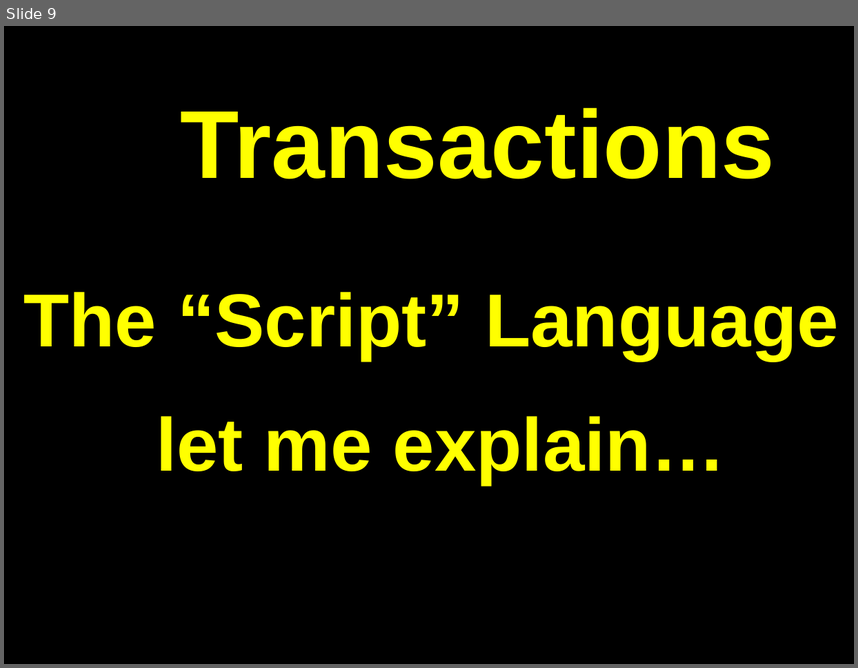
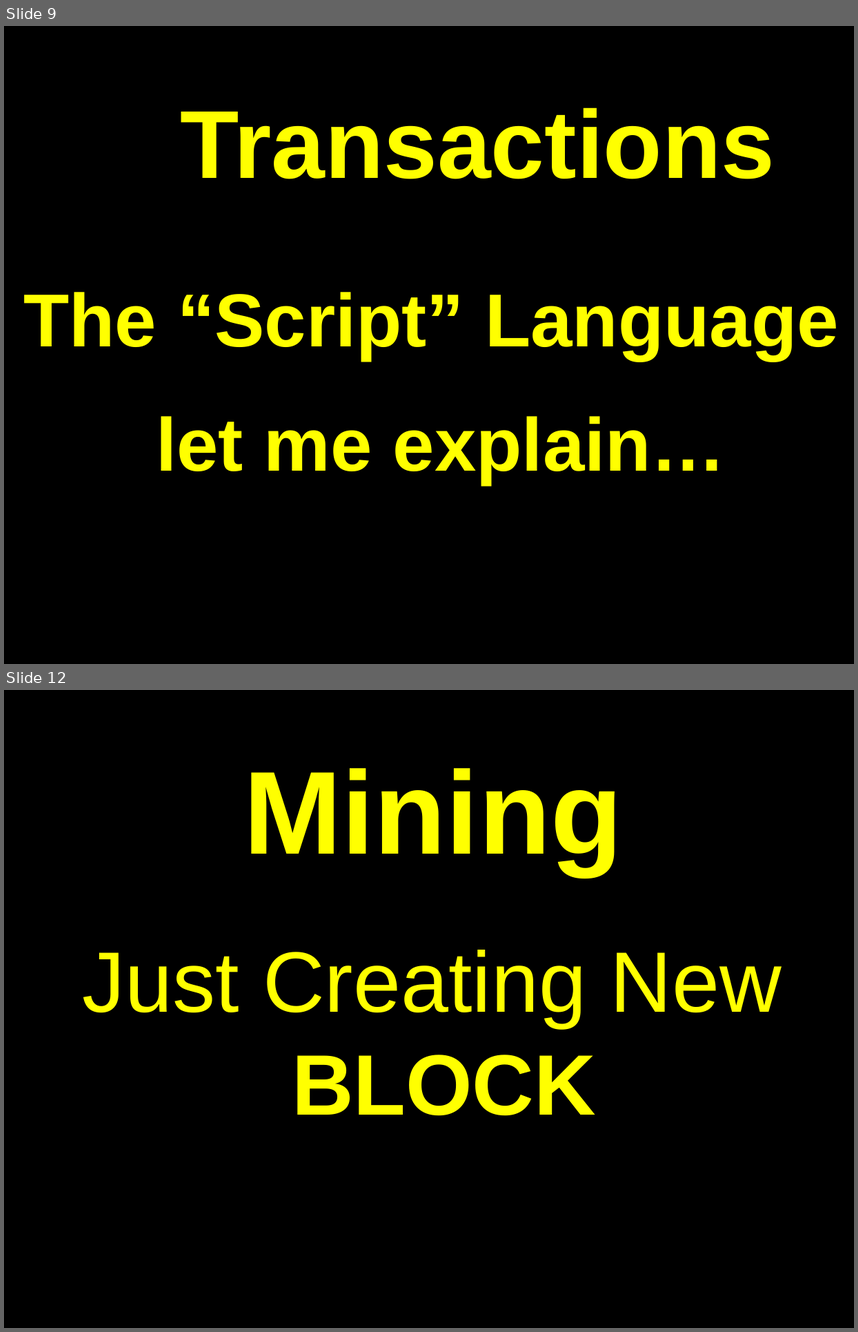
Before and after one commit to tarekbadrshalaan/blockchain-crash-course, a slide deck: lec_2/lec_2.odp. Shown one above the other, each under a label of ours: slide 9 before the commit, slides 9 and 12 after it; the slides between them are not shown. The pictures are 858x668 and 858x1332 pixels, drawn with LibreOffice and Linux fonts; fonts in the diff are those of the drawing. Boxes give left, top, right and bottom in pixels: in the first picture for what was removed or moved away, otherwise in the second. Text is boxed around its words. In the diff, an @@ line names an element or a change of style, - is before the commit and + after.

```diff
--- a/lec_2/lec_2.odp
+++ b/lec_2/lec_2.odp
@@ slide 12 added at <box>4,690,854,1328</box>, background #FFFFFF @@
@@ rectangle added at <box>4,690,854,1328</box>, fill #000000 @@
@@ text added at <box>243,768,622,875</box>, 110 pt, text #FFFF00, bold @@
+Mining
@@ text added at <box>82,949,782,1116</box>, 80 pt, text #FFFF00 @@
+Just Creating New
+BLOCK
```
Also in this commit, not shown: 28 other slides added, 1 slide removed, 1 other file.
